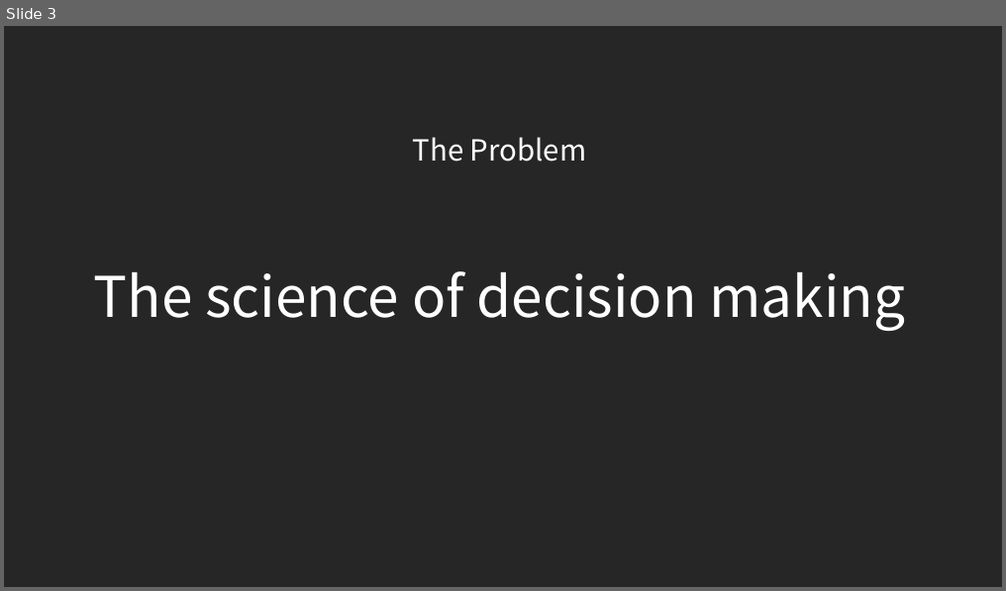
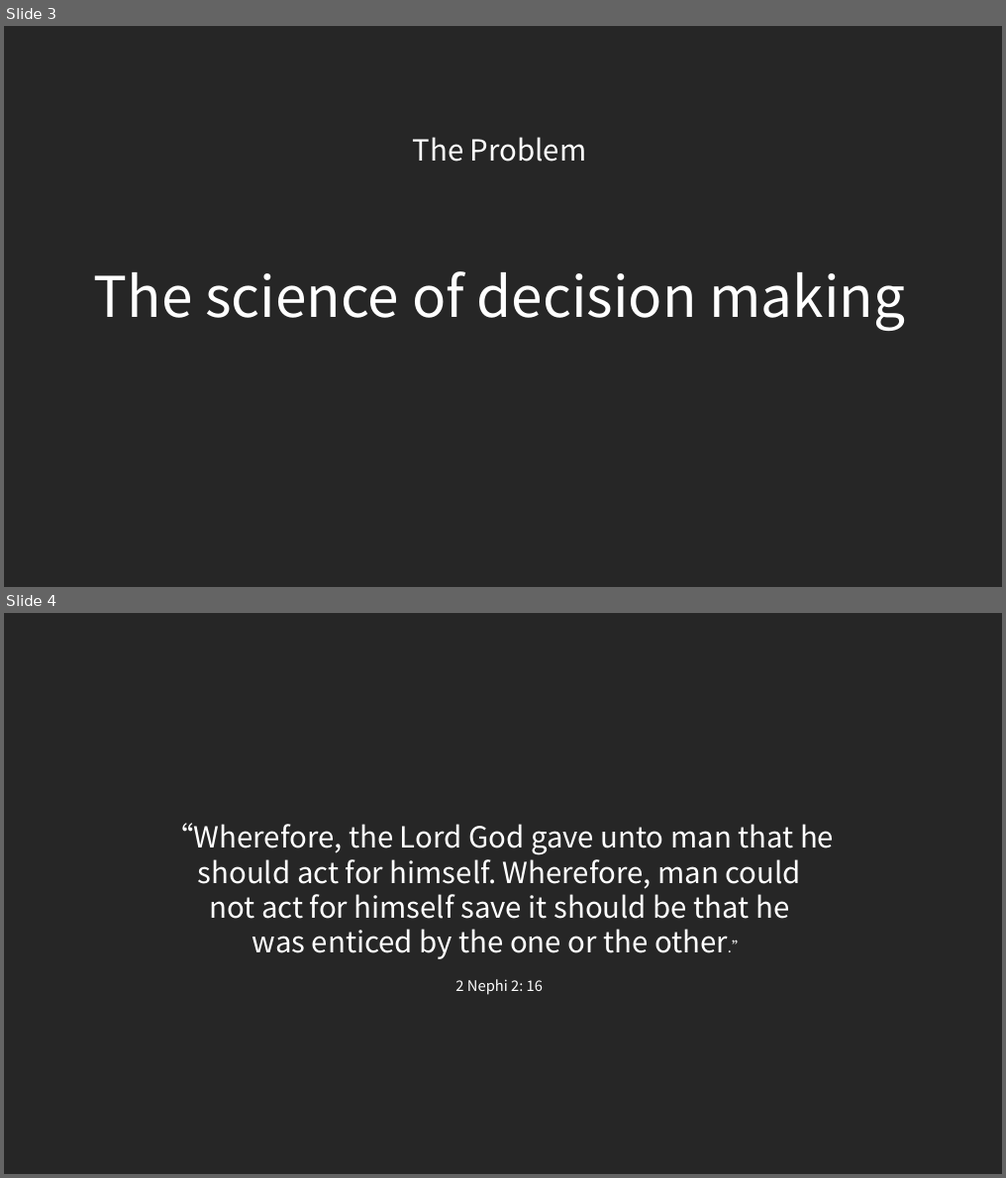
Before and after one commit to rmorain/rl, a slide deck: rl.pptx. Shown one above the other, each under a label of ours: slide 3 before the commit, slides 3 and 4 after it. The pictures are 1006x591 and 1006x1178 pixels, drawn with LibreOffice and Linux fonts; fonts in the diff are those of the drawing. Boxes give left, top, right and bottom in pixels: in the first picture for what was removed or moved away, otherwise in the second. Text is boxed around its words. In the diff, an @@ line names an element or a change of style, - is before the commit and + after.

```diff
--- a/rl.pptx
+++ b/rl.pptx
@@ slide 4 added at [4,613,1002,1174], background #262626 @@
@@ text added at [165,823,834,995], 28 pt, text #FFFFFF @@
+“Wherefore, the Lord God gave unto man that he should act for himself. Wherefore, man could not act for himself save it should be that he was enticed by the one or the other.”
+2 Nephi 2: 16
```
Also in this commit, not shown: 3 other slides added, 1 slide removed.
